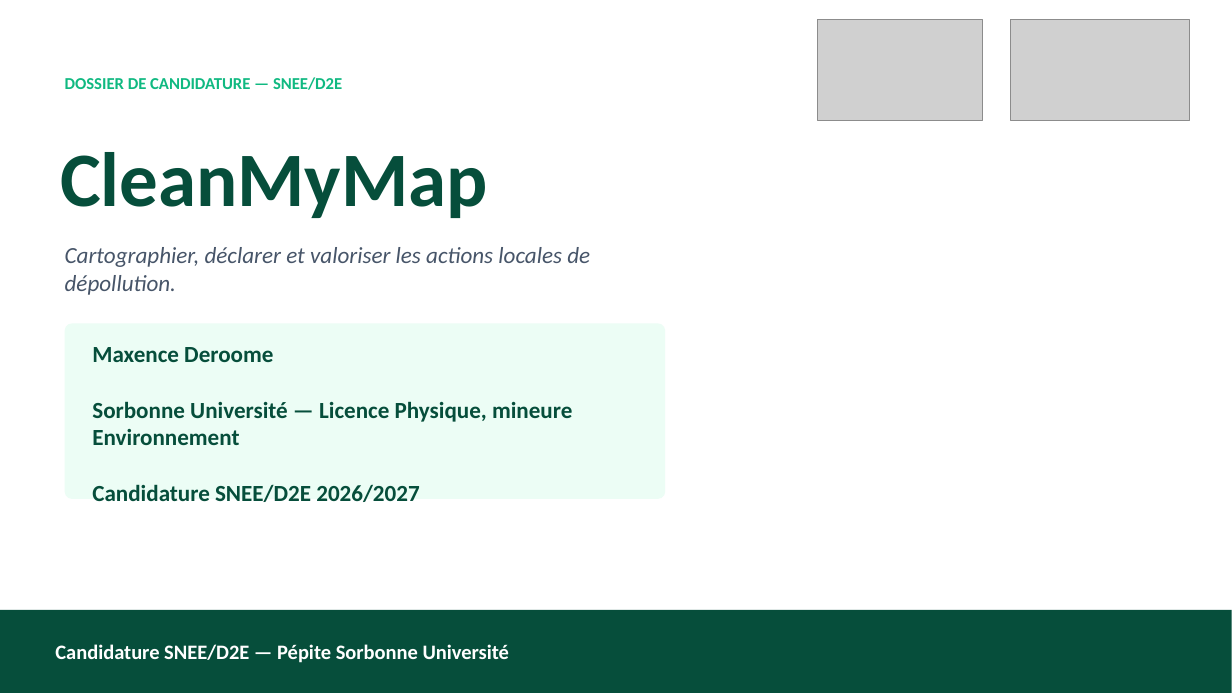
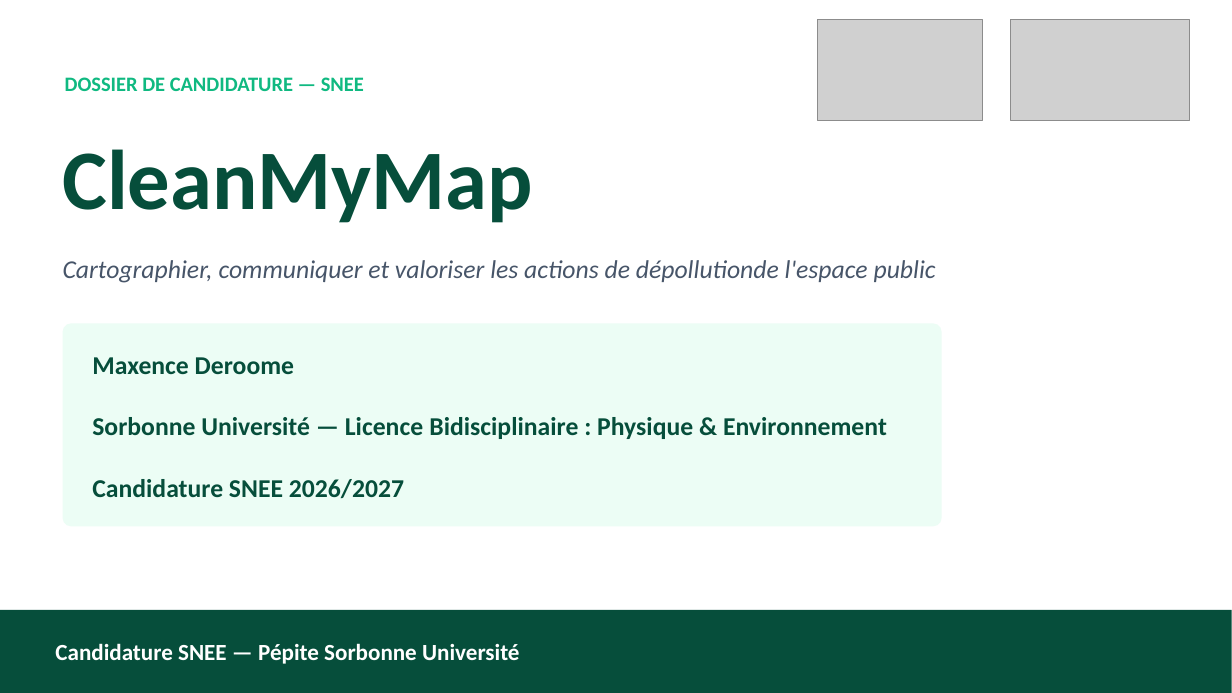
Before and after one commit to maxd4/CleanmyMap, a slide deck: slide 1 of documentation/pepite/oral-jury-6'-SNEE.pptx. Drawn at 1232x693 pixels with LibreOffice and Linux fonts; fonts in the diff are those of the drawing; grey boxes stand for pictures. Boxes give left, top, right and bottom in pixels: in the first picture for what was removed or moved away, otherwise in the second. Text is boxed around its words. In the diff, an @@ line names an element or a change of style, - is before the commit and + after.

```diff
--- a/documentation/pepite/oral-jury-6'-SNEE.pptx
+++ b/documentation/pepite/oral-jury-6'-SNEE.pptx
@@ text at box(65, 77, 364, 91): text changed; size 13 to 16 pt @@
-DOSSIER DE CANDIDATURE — SNEE/D2E
+DOSSIER DE CANDIDATURE — SNEE
@@ text "CleanMyMap" at box(62, 149, 533, 223): size 60 to 66 pt @@
@@ text at box(63, 260, 936, 283): text changed; size 18 to 20 pt @@
-Cartographier, déclarer et valoriser les actions locales de dépollution.
+Cartographier, communiquer et valoriser les actions de dépollutionde l'espace public
@@ rounded rectangle: place and size @@
-rounded rectangle at box(65, 323, 665, 499)
+rounded rectangle at box(63, 323, 942, 527)
@@ text at box(92, 357, 294, 374): size 18 to 20 pt in "Maxence Deroome" @@
@@ text at box(92, 417, 887, 498): text changed; size 18 to 20 pt @@
-Sorbonne Université — Licence Physique, mineure Environnement
-Candidature SNEE/D2E 2026/2027
+Sorbonne Université — Licence Bidisciplinaire : Physique & Environnement
+Candidature SNEE 2026/2027
@@ text at box(55, 643, 520, 664): text changed; size 16 to 18 pt @@
-Candidature SNEE/D2E — Pépite Sorbonne Université
+Candidature SNEE — Pépite Sorbonne Université
```
Also in this commit, not shown: 7 other slides changed.
